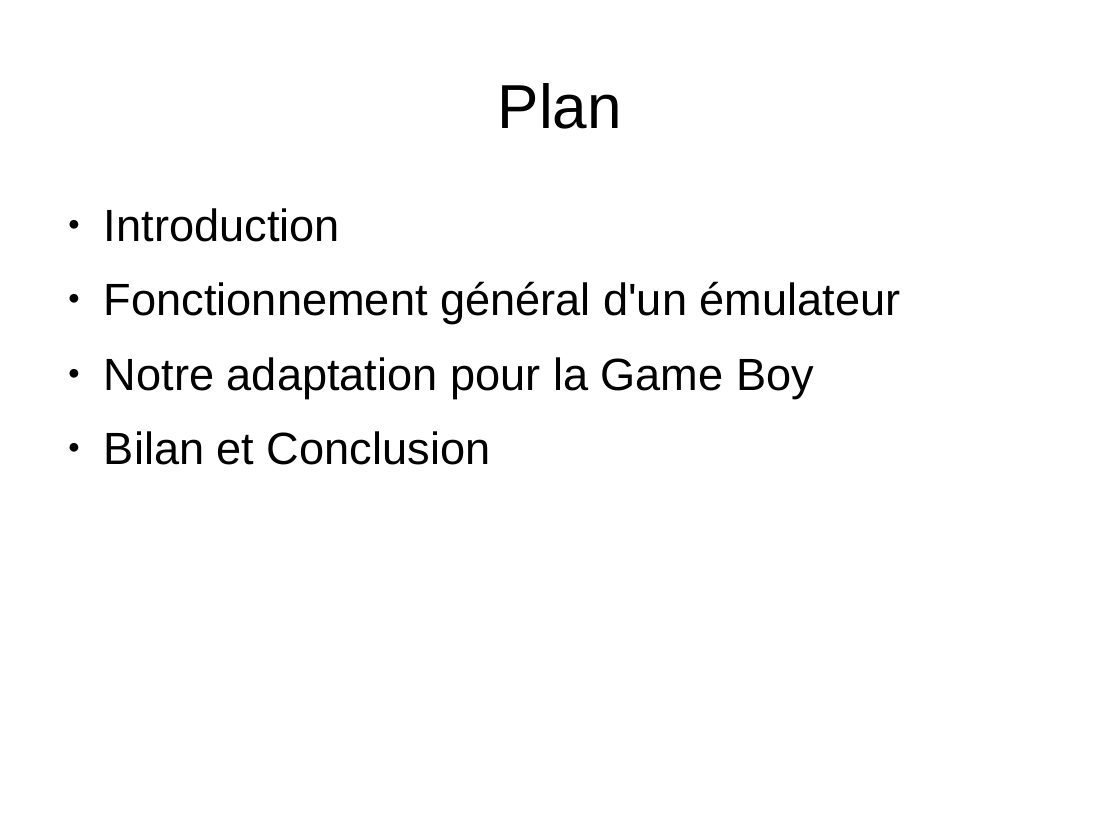
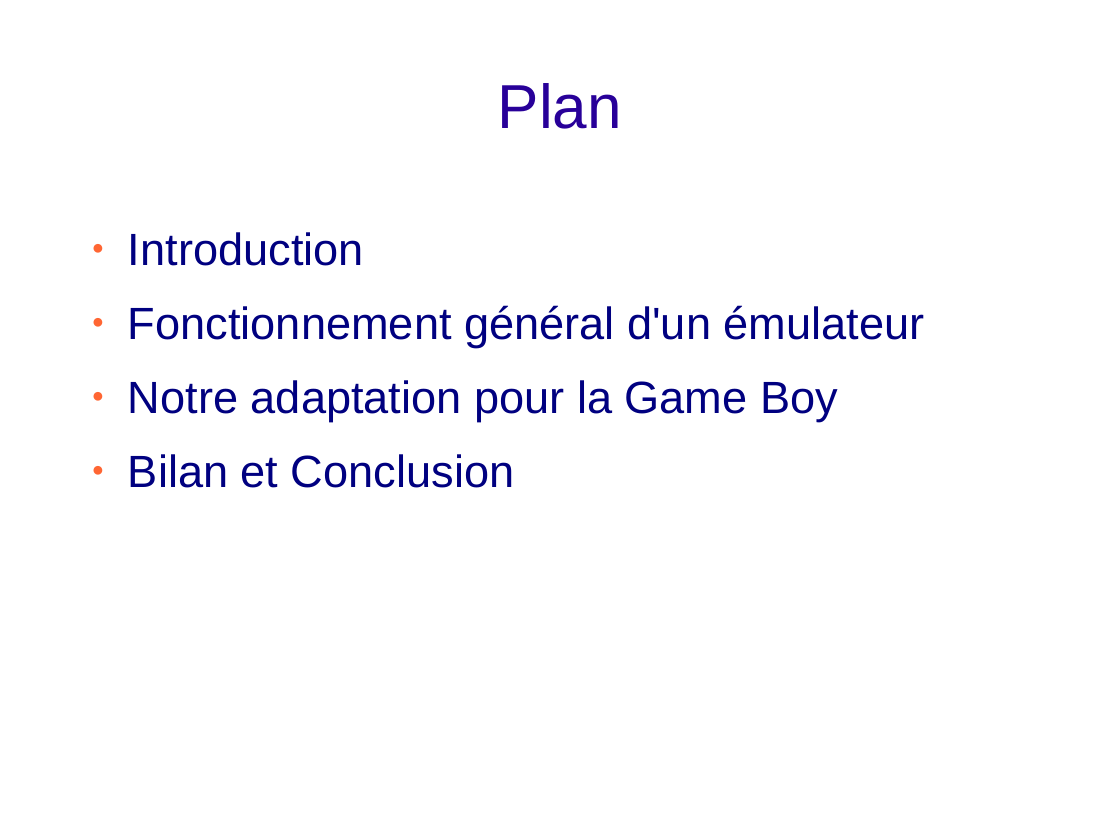
Before and after one commit to joakim-d/GroBoy, a slide deck: slide 2 of documents_TER/soutenance.odp. Drawn at 1120x840 pixels with LibreOffice and Linux fonts; fonts in the diff are those of the drawing; background and template pictures are left out. Boxes give left, top, right and bottom in pixels: in the first picture for what was removed or moved away, otherwise in the second. Text is boxed around its words. In the diff, an @@ line names an element or a change of style, - is before the commit and + after.

```diff
--- a/documents_TER/soutenance.odp
+++ b/documents_TER/soutenance.odp
@@ title "Plan" at <box>498,83,622,129</box>: text colour #000000 to #280099 @@
@@ text "Introduction": place and size @@
-text "Introduction" at <box>104,208,901,465</box>
+text "Introduction" at <box>128,232,925,488</box>
@@ text "Introduction" at <box>128,232,925,488</box>: text colour #000000 to #000080; bullet colour #000000 to #FF6633 @@
```
Also in this commit, not shown: 29 other slides changed, 3 slides added, 3 slides removed.
